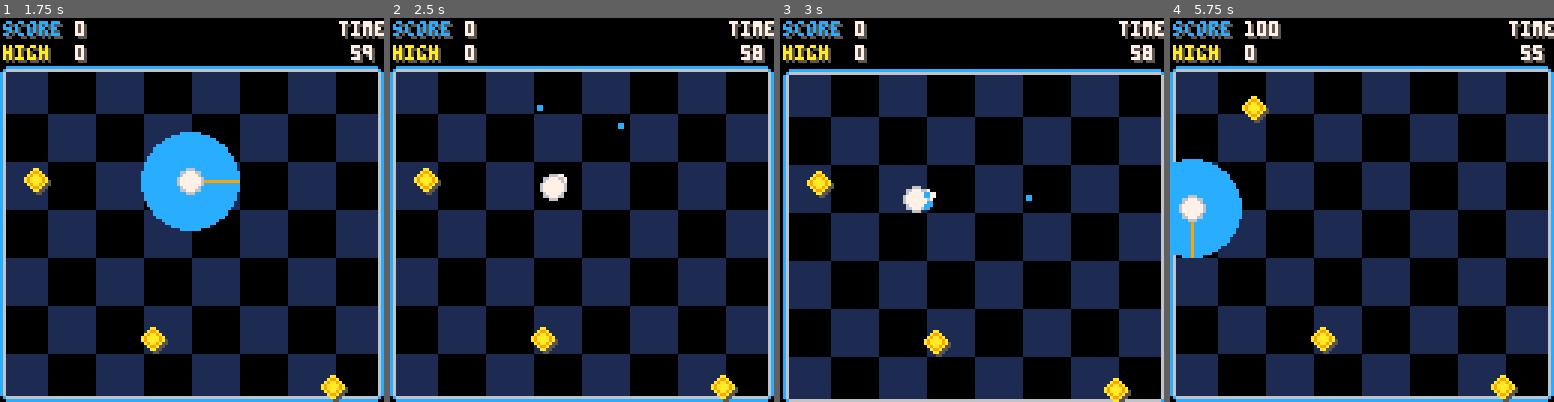
Above: before the commit, frames 1-4 (left to right).
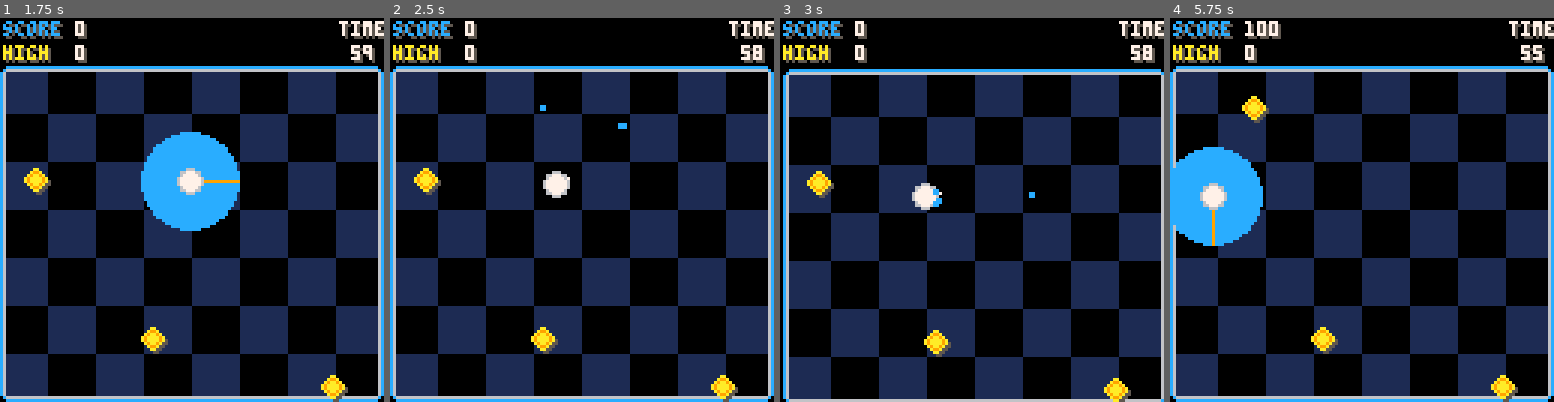
Above: after the commit, the same moments.

Repository: tesselode/netty
Game: PICO-8 cartridge launcher.p8
Two runs of this game, one before a commit and one after it. Both use one fixed random seed, a clock stepped at 60 frames per second and the inputs below.
Inputs:
- Up to frame 1 (1.75 s): tap X (X key) at 0.33, 1.07 s; tap O (Z key) at 0.7, 1.7 s; hold Right from 1.6 s (still down)
- Up to frame 2 (2.5 s): tap X (X key) at 1.85 s; release Right at 2.1 s; tap O (Z key) at 2.1 s; hold Up 2.15-2.42 s; hold Right from 2.47 s (still down)
- Up to frame 3 (3 s): keep holding Right; tap O (Z key) at 2.5, 2.9 s; tap X (X key) at 2.97 s
- Up to frame 4 (5.75 s): release Right at 3.03 s; hold Left 3.08-3.58 s; tap O (Z key) every 0.4 s from 3.3 to 5.7 s; hold Down 3.63-3.97 s; hold Right 4.02-4.68 s; tap X (X key) at 4.08, 5.2 s; hold Up 4.73-5.03 s; hold Left 5.08-5.68 s; hold Down from 5.73 s (still down)

Frame 1 is identical in both runs. In frame 2, 0.3% of the frame differs, in the area x 38-62%, y 22-48%; in frame 3, 0.5%; in frame 4, 2.9%, in the area x 0-25%, y 33-63%.

Commit message:
reduce acceleration and add juice

Diff:
--- a/launcher.p8
+++ b/launcher.p8
@@ -76,7 +76,7 @@
  local player = {
   -- tweak me
   r = 4,
-  accel = .04,
+  accel = .02,
   friction = 1.015,
  	maxspeed = 2.5,
  	slomospeed = .2,
@@ -262,7 +262,12 @@
    circfill(t.x, t.y, r, 7)
   end
 
-  circ(x, y, self.r, 6)
+  if self.suctiontimer > 0 then
+   circfill(x, y, self.r, 11)
+   circ(x, y, self.r, 10)
+  else
+	  circ(x, y, self.r, 6)
+	 end
  end
 
  return player
@@ -305,18 +310,22 @@
   if self.x < self.r then
    self.x = self.r
    self.vx *= -1
+   sfx(24, 0)
   end
   if self.x > 128 - self.r then
    self.x = 128 - self.r
    self.vx *= -1
+   sfx(24, 0)
   end
   if self.y < self.r + 16 then
    self.y = self.r + 16
    self.vy *= -1
+   sfx(24, 0)
   end
   if self.y > 128 - self.r then
    self.y = 128 - self.r
    self.vy *= -1
+   sfx(24, 0)
   end
 
   self.x += self.vx
Not shown, changed: the sound effects (__sfx__) section of launcher.p8
